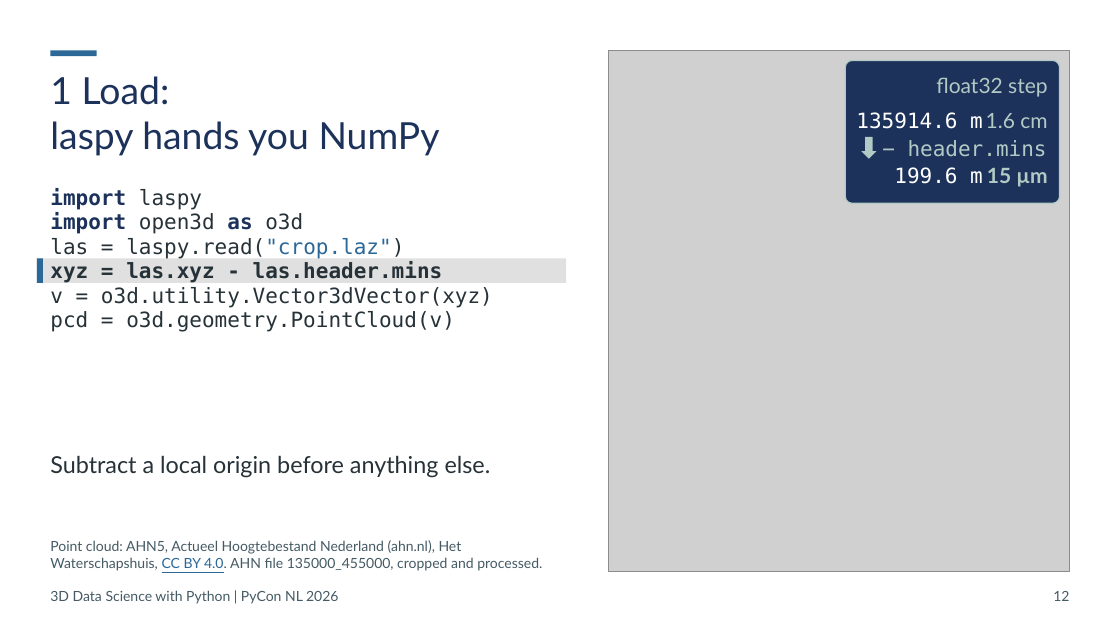
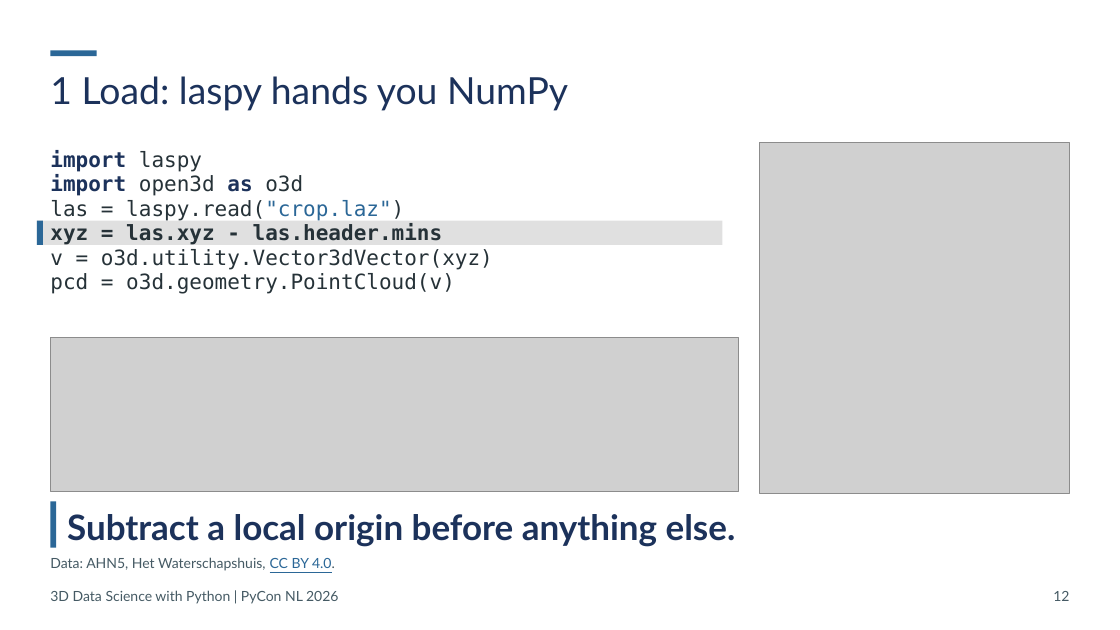
Before and after one commit to Sloppy1999/pycon-nl-2026-3d-data-science, a slide deck: slide 12 of deck/out/20261015_PyCon-NL_3D-Data-Science.pptx. Drawn at 1120x630 pixels with LibreOffice and Linux fonts; fonts in the diff are those of the drawing; grey boxes stand for pictures. Boxes give left, top, right and bottom in pixels: in the first picture for what was removed or moved away, otherwise in the second. Text is boxed around its words. In the diff, an @@ line names an element or a change of style, - is before the commit and + after.

```diff
--- a/deck/out/20261015_PyCon-NL_3D-Data-Science.pptx
+++ b/deck/out/20261015_PyCon-NL_3D-Data-Science.pptx
@@ title "1 Load: laspy hands you ..." rewrapped from (x1=50, y1=76, x2=440, y2=156) to (x1=50, y1=76, x2=568, y2=111) @@
@@ text "import laspy" moved from (x1=50, y1=188, x2=493, y2=332) to (x1=50, y1=150, x2=493, y2=294) @@
@@ picture resized from (x1=608, y1=50, x2=1070, y2=571) to (x1=760, y1=143, x2=1070, y2=493) @@
@@ group removed at (x1=845, y1=60, x2=1060, y2=203): 6 texts, 1 rounded rectangle, 1 down arrow @@
-float32 step
-135914.6 m
-1.6 cm
-199.6 m
-15 µm
-− header.mins
@@ rectangle moved from (x1=37, y1=259, x2=43, y2=283) to (x1=37, y1=220, x2=43, y2=245) @@
@@ rectangle resized from (x1=37, y1=259, x2=566, y2=283) to (x1=37, y1=220, x2=723, y2=245) @@
@@ picture added at (x1=50, y1=338, x2=739, y2=492) @@
@@ rectangle added at (x1=50, y1=502, x2=56, y2=548), fill #2B6797 @@
@@ text "Subtract a local origin before ..." moved from (x1=50, y1=455, x2=491, y2=478) to (x1=67, y1=514, x2=736, y2=547) @@
@@ text "Subtract a local origin before ..." at (x1=67, y1=514, x2=736, y2=547): size 20 to 30 pt, text colour #263238 to #1C325B, bold on; vertical alignment top to bottom @@
@@ text at (x1=50, y1=557, x2=335, y2=571): text changed @@
-Point cloud: AHN5, Actueel Hoogtebestand Nederland (ahn.nl), Het Waterschapshuis, CC BY 4.0. AHN file 135000_455000, cropped and processed.
+Data: AHN5, Het Waterschapshuis, CC BY 4.0.
```
Also in this commit, not shown: 29 other slides changed, 3 slides removed, 28 other files.
